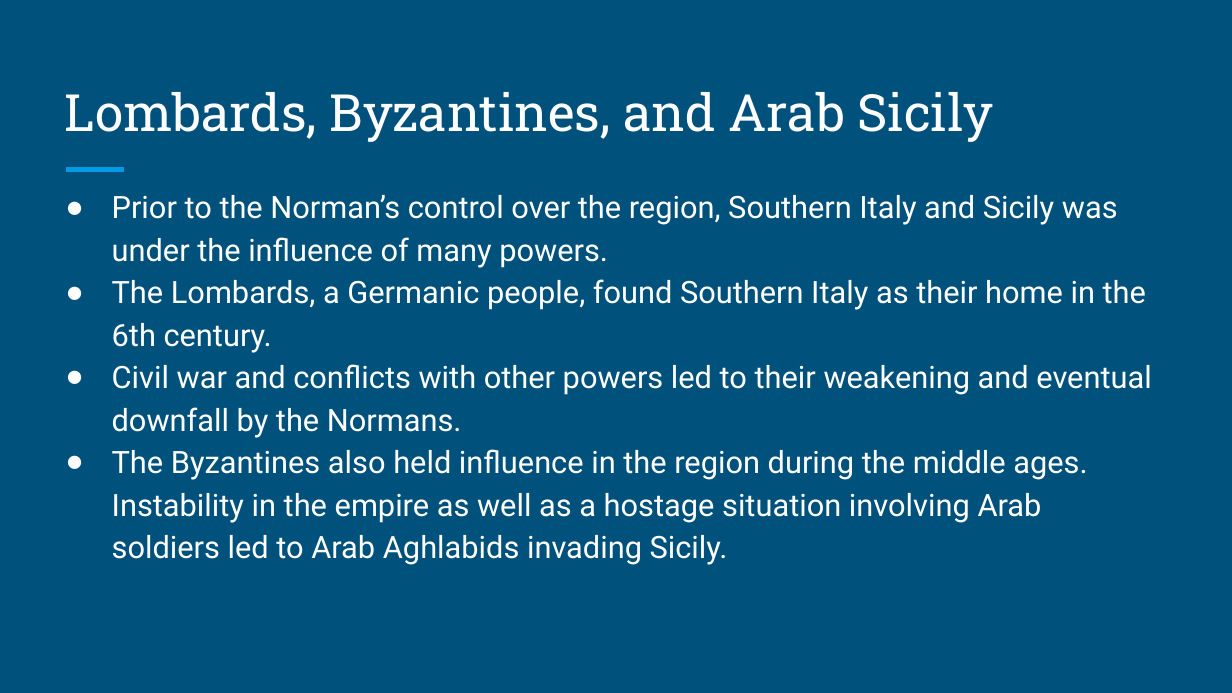
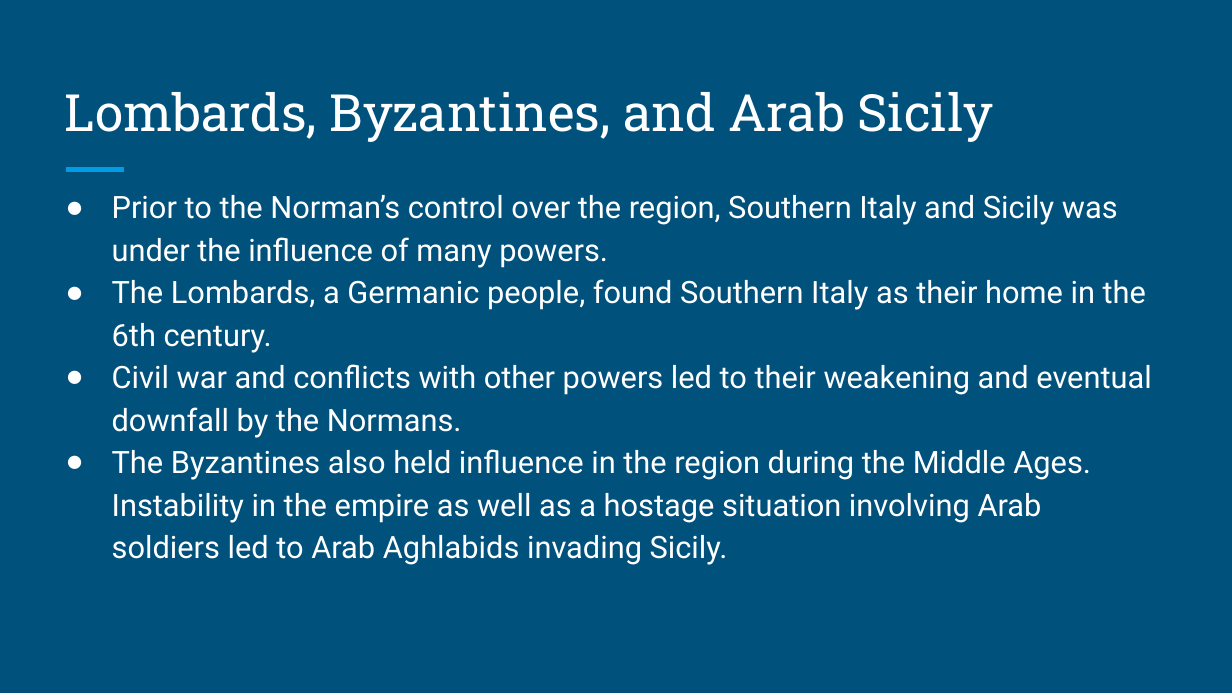
Before and after one commit to the-norman-sicily-project/website, a slide deck: slide 3 of site/content/en/resources/learn/people_of_norman_sicily/The_People_of_Norman_Sicily.pptx. Drawn at 1232x693 pixels with LibreOffice and Linux fonts; fonts in the diff are those of the drawing. Boxes give left, top, right and bottom in pixels: in the first picture for what was removed or moved away, otherwise in the second. Text is boxed around its words. In the diff, an @@ line names an element or a change of style, - is before the commit and + after.

```diff
--- a/site/content/en/resources/learn/people_of_norman_sicily/The_People_of_Norman_Sicily.pptx
+++ b/site/content/en/resources/learn/people_of_norman_sicily/The_People_of_Norman_Sicily.pptx
@@ text at (112, 449, 1091, 565): text changed @@
-● The Byzantines also held influence in the region during the middle ages. Instability in the empire as well as a hostage situation involving Arab soldiers led to Arab Aghlabids invading Sicily.
+● The Byzantines also held influence in the region during the Middle Ages. Instability in the empire as well as a hostage situation involving Arab soldiers led to Arab Aghlabids invading Sicily.
```
Also in this commit, not shown: 2 other slides changed, 6 other files.
